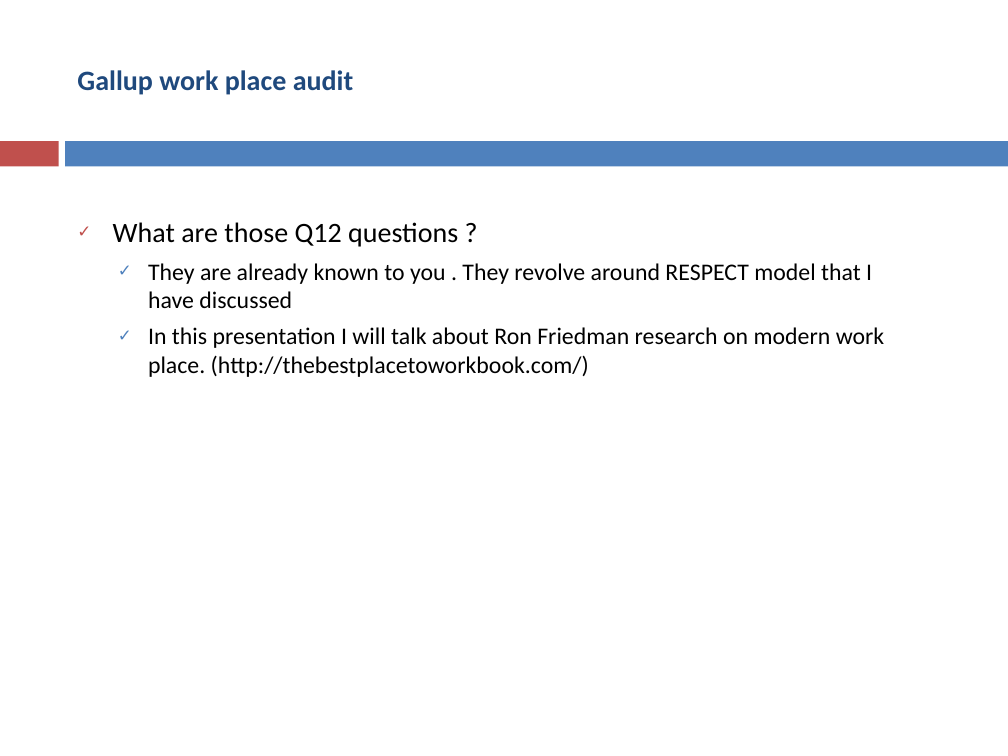
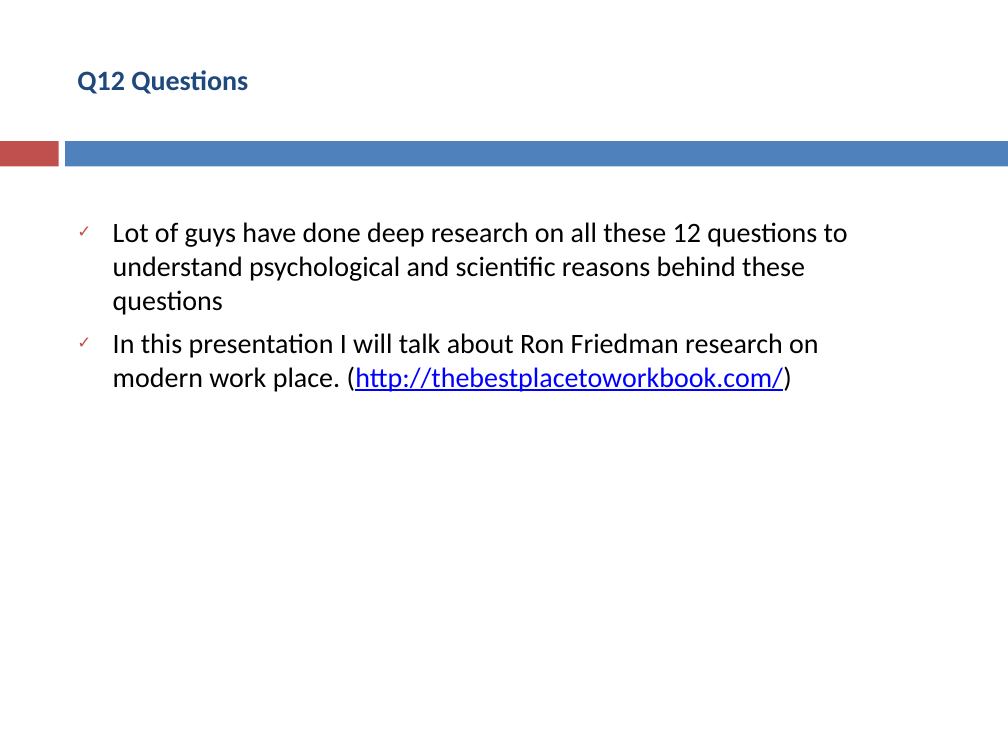
Before and after one commit to asakala/notes, a slide deck: slide 12 of Prokarma/Magnetic Work Environment.pptx (slide 5 before the commit). Drawn at 1008x756 pixels with LibreOffice and Linux fonts; fonts in the diff are those of the drawing. Boxes give left, top, right and bottom in pixels: in the first picture for what was removed or moved away, otherwise in the second. Text is boxed around its words. In the diff, an @@ line names an element or a change of style, - is before the commit and + after.

```diff
--- a/Prokarma/Magnetic Work Environment.pptx
+++ b/Prokarma/Magnetic Work Environment.pptx
@@ title at <box>77,70,248,94</box>: text changed @@
-Gallup work place audit
+Q12 Questions
@@ text at <box>113,222,848,315</box>: text changed; size 17 to 20 pt @@
-✓ What are those Q12 questions ?
-  ✓ They are already known to you . They revolve around RESPECT model that I have discussed
+✓ Lot of guys have done deep research on all these 12 questions to understand psychological and scientific reasons behind these questions
@@ text at <box>113,333,819,392</box>: size 17 to 20 pt in "In this presentation I will talk about ..."; text colour #000000 to #0000FF, underline on in "(http://thebestplacetoworkbook.com/)"; indent changed; more space between paragraphs; bullet colour #4F81BD to #C0504D @@
```
Also in this commit, not shown: 6 other slides changed, 13 slides added, 3 other files.
